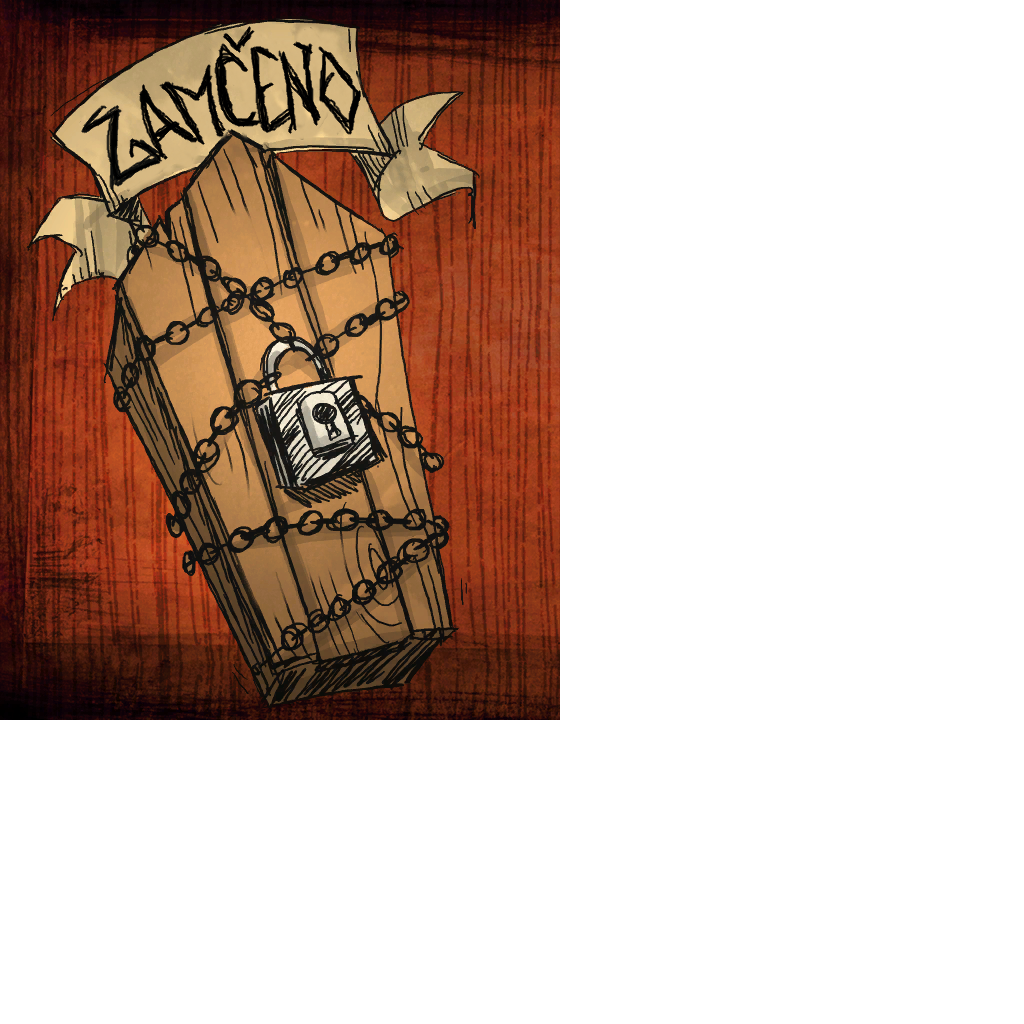
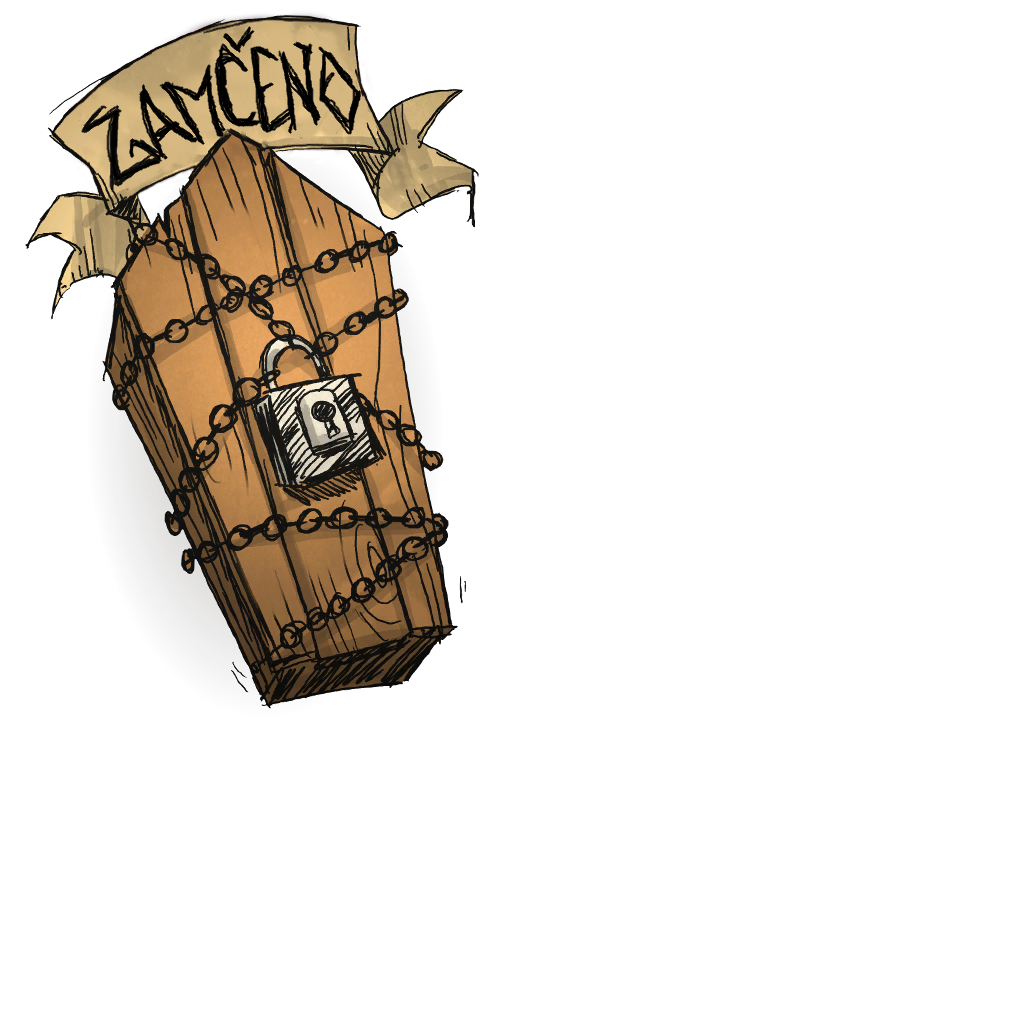
Layer changes from the first (1024, 1024) image to the second:
removed layer "kopie aktualni original" over [0, 0, 560, 720]
added layer "vycisteno" above "original" over [25, 8, 479, 717]
